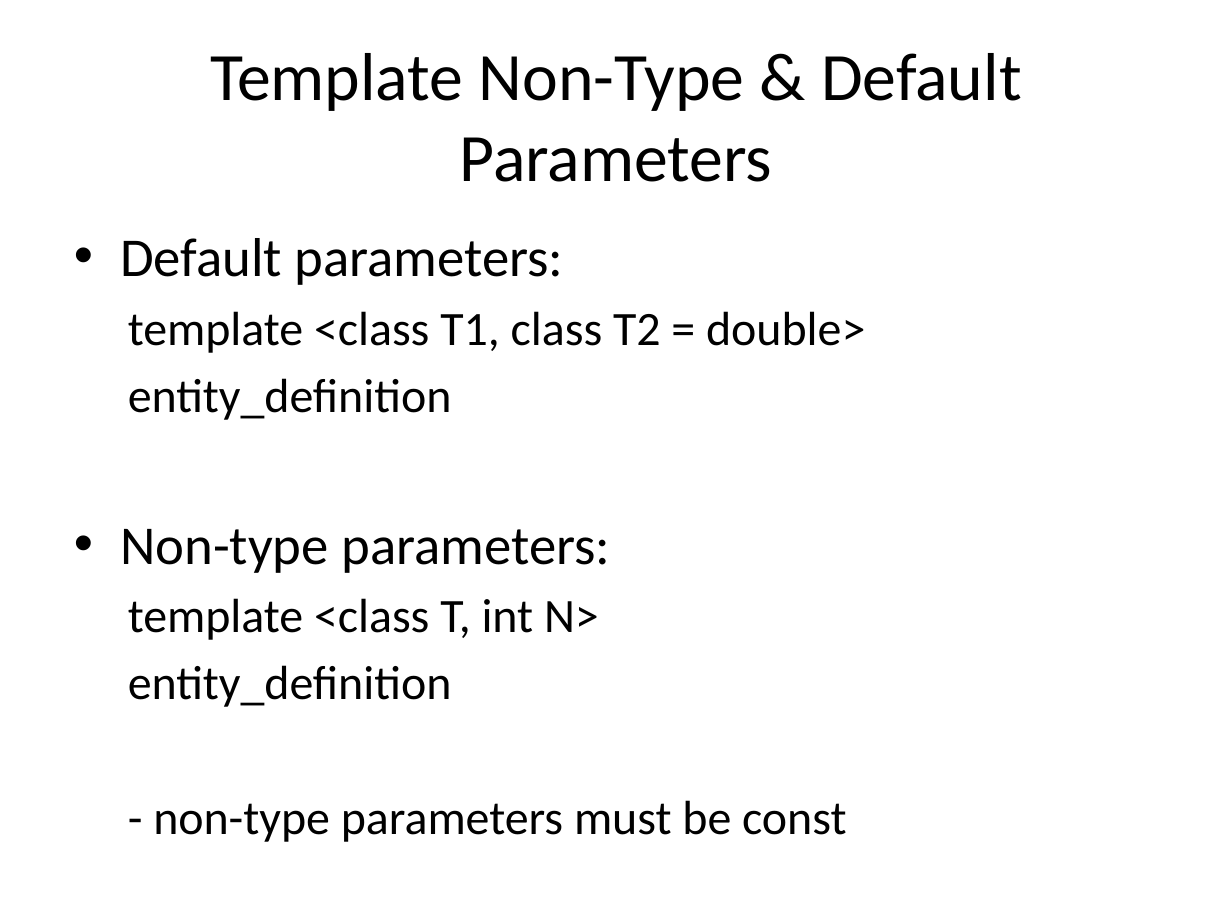
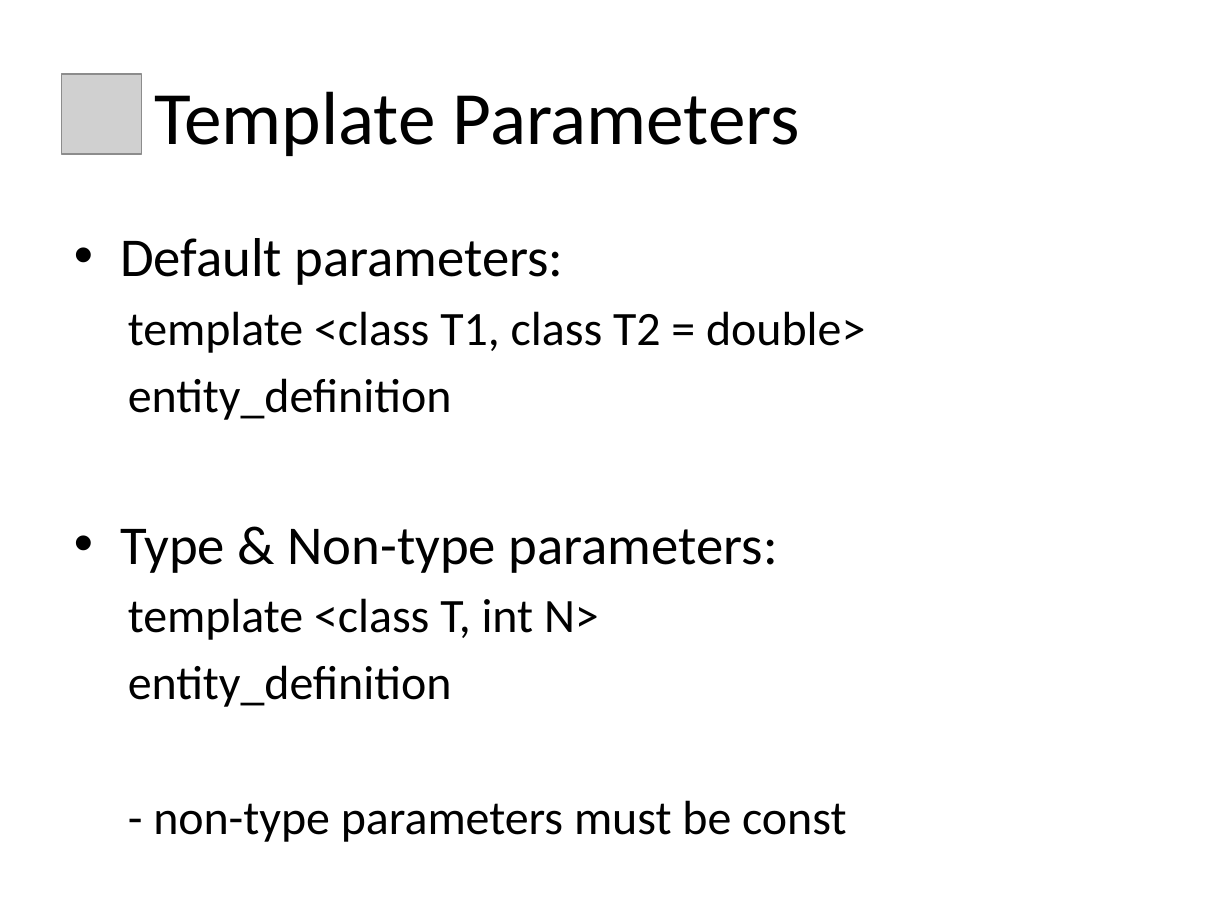
Before and after one commit to Ramjilal4You/CPP_Advanced, a slide deck: slide 9 of Templates/cpp_templates_with_diagrams.pptx (slide 11 before the commit). Drawn at 1232x924 pixels with LibreOffice and Linux fonts; fonts in the diff are those of the drawing; grey boxes stand for pictures; background and template pictures are left out. Boxes give left, top, right and bottom in pixels: in the first picture for what was removed or moved away, otherwise in the second. Text is boxed around its words. In the diff, an @@ line names an element or a change of style, - is before the commit and + after.

```diff
--- a/Templates/cpp_templates_with_diagrams.pptx
+++ b/Templates/cpp_templates_with_diagrams.pptx
@@ picture added at (62,74,142,154) @@
@@ title at (154,91,800,156): text changed; size 39.6 to 44 pt @@
-Template Non-Type & Default Parameters
+Template Parameters
@@ text at (120,529,778,573): text changed @@
-• Non-type parameters:
+• Type & Non-type parameters:
```
Also in this commit, not shown: 13 other slides changed, 2 slides removed, 40 other files.
